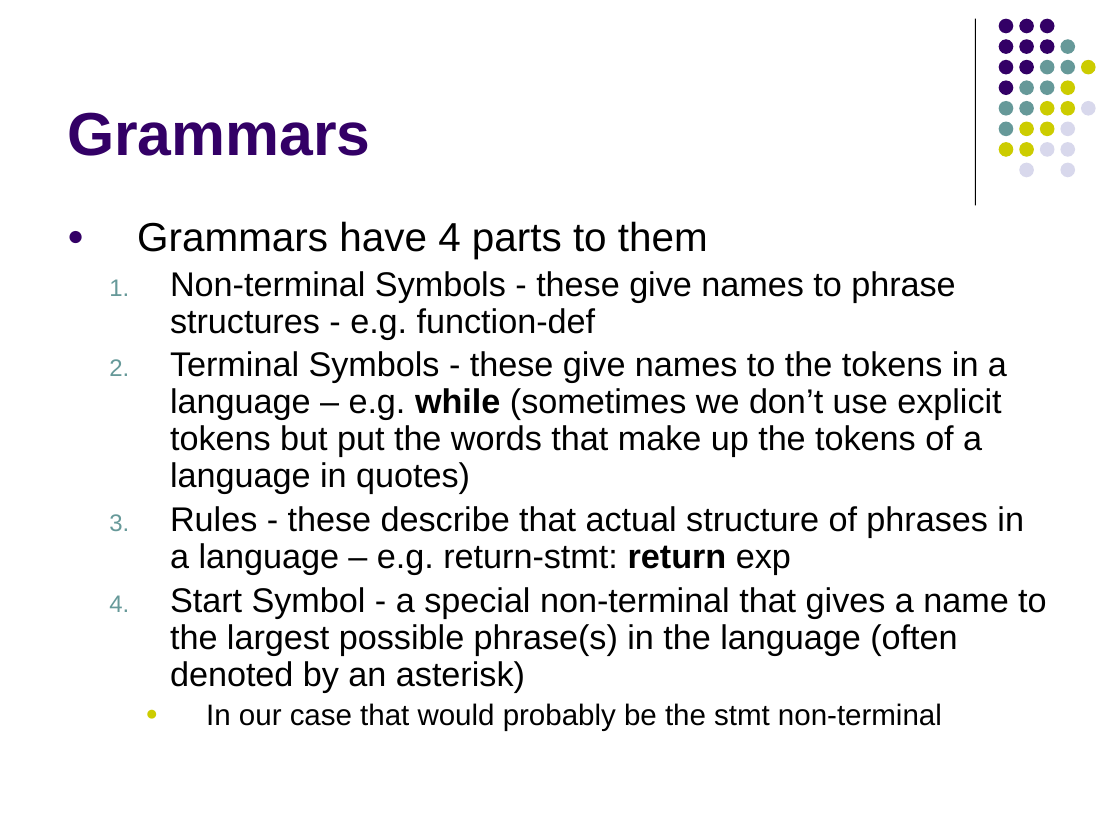
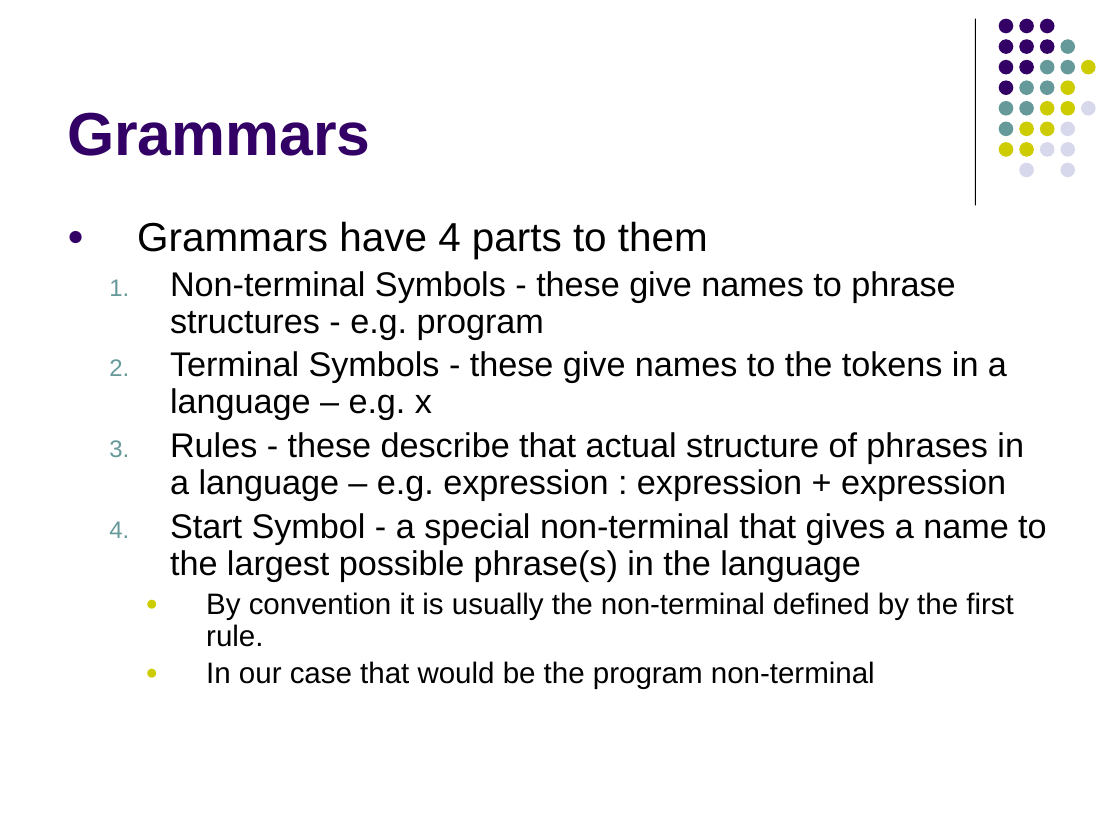
Before and after one commit to lutzhamel/CSC402, a slide deck: slide 4 of notes/csc402-ln002.pptx. Drawn at 1120x840 pixels with LibreOffice and Linux fonts; fonts in the diff are those of the drawing. Boxes give left, top, right and bottom in pixels: in the first picture for what was removed or moved away, otherwise in the second. Text is boxed around its words. In the diff, an @@ line names an element or a change of style, - is before the commit and + after.

```diff
--- a/notes/csc402-ln002.pptx
+++ b/notes/csc402-ln002.pptx
@@ text at [170, 271, 1047, 689]: text changed @@
-  1. Non-terminal Symbols - these give names to phrase structures - e.g. function-def
-  2. Terminal Symbols - these give names to the tokens in a language – e.g. while (sometimes we don’t use explicit tokens but put the words that make up the tokens of a language in quotes)
-  3. Rules - these describe that actual structure of phrases in a language – e.g. return-stmt: return exp
-  4. Start Symbol - a special non-terminal that gives a name to the largest possible phrase(s) in the language (often denoted by an asterisk)
-    ● In our case that would probably be the stmt non-terminal
+  1. Non-terminal Symbols - these give names to phrase structures - e.g. program
+  2. Terminal Symbols - these give names to the tokens in a language – e.g. x
+  3. Rules - these describe that actual structure of phrases in a language – e.g. expression : expression + expression
+  4. Start Symbol - a special non-terminal that gives a name to the largest possible phrase(s) in the language
+    ● By convention it is usually the non-terminal defined by the first rule.
+    ● In our case that would be the program non-terminal
```
Also in this commit, not shown: 14 other slides changed, 6 slides added, 5 slides removed, 4 other files.
